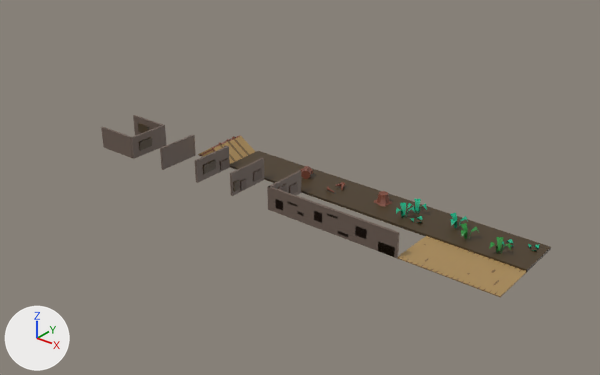
What one commit did to the glTF model assets/tileset.glb.
Rendered twice from a 50 mm lens placed at (10.7, -24.5, 15.1), pointed at (-10.4, 1.8, -1.2). Lighting does not change. The marker at lower left points along +X, +Y and +Z. Vertices at the same position are counted once.

The first picture shows 'mergedBlocks(Clone)'.
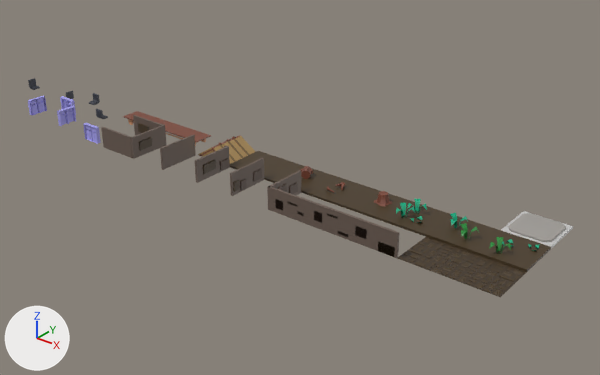
Location of each change, [x1, y1, x2, y2] in pixels of the pictures (600 x 375 px; the box of a moved part takes in the faces that stretch with it):
'mergedBlocks(Clone)', reshaped (21% wider, 20% taller)
    before: [101, 115, 551, 297]
    after: [28, 78, 573, 297]
part 1 of me_instance, moved or reshaped
    before: [352, 234, 527, 297]
    after: [399, 211, 573, 296]
part 2 of me_instance, built on
    after: [28, 78, 211, 146]

Patch to the scene script:
```diff
--- a/assets/tileset.glb.py
+++ b/assets/tileset.glb.py
@@ me_instance @@
 # used by ob_mergedblocks_clone; location = (0.0, 0.0, 0.0)
-me_instance.from_pydata(...)  # 1273 vertices, 2200 faces; spans x -18.5..1.5, y -2.5..1.5, z 0.0..1.0
+me_instance.from_pydata(...)  # 1768 vertices, 2846 faces; spans x -28.2..1.5, y -2.5..3.5, z -0.1..1.0
+# me_instance part 1: 24 vertices moved from x -2.2..1.1, y -2.5..-0.5, z 0.0 to x -2.4..1.4, y -2.4..-0.6, z 0.0; 499 vertices removed from x -2.5..1.5, y -2.5..-0.5, z 0.0; 540 vertices added at x -2.4..1.5, y -2.4..3.5, z -0.1..0.2
+# me_instance part 2: 1 vertex removed from x -12.5, y -0.5, z 0.0; 348 vertices added at x -28.2..-15.0, y -2.4..1.2, z 0.0..0.8
 me_instance.materials.append(mat_tileset)
```
